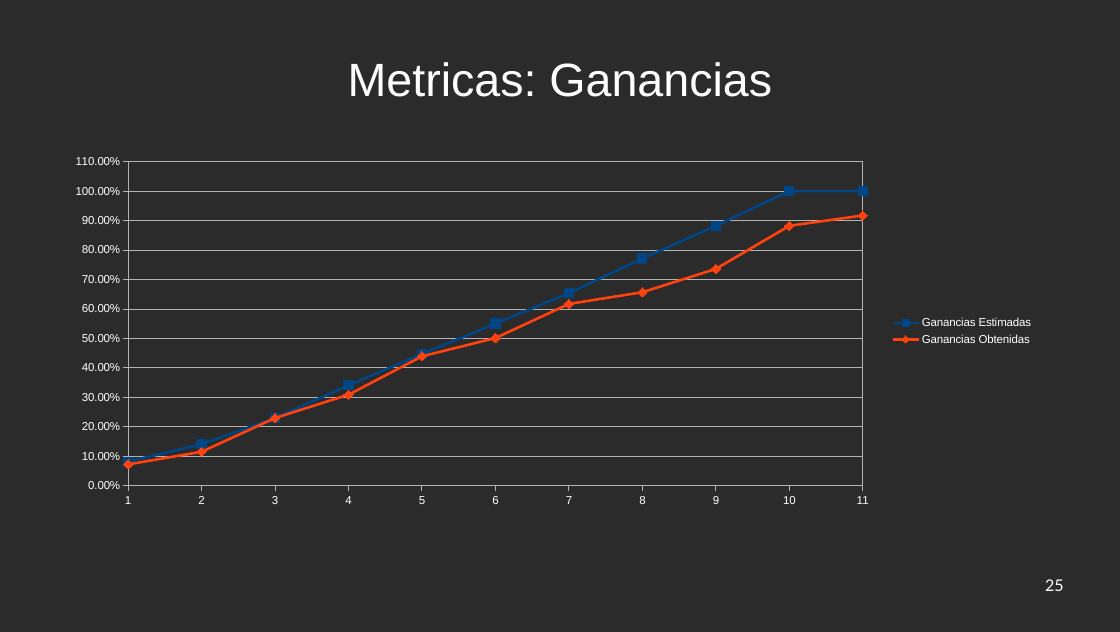
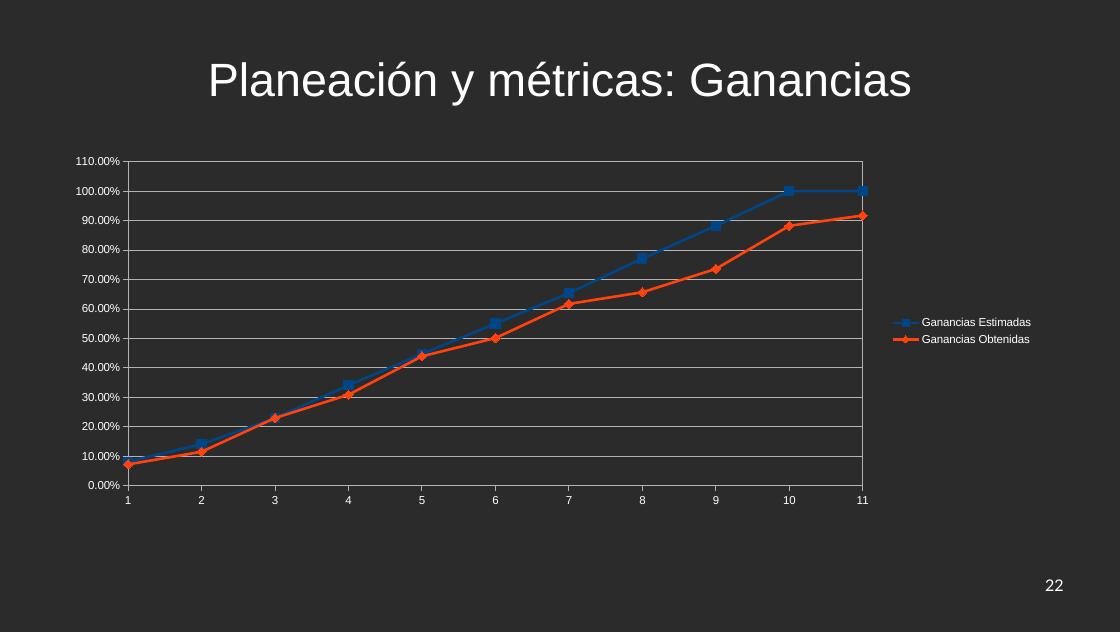
Before and after one commit to jw92/PPR, a slide deck: slide 22 of final.odp (slide 25 before the commit). Drawn at 1120x632 pixels with LibreOffice and Linux fonts; fonts in the diff are those of the drawing; background and template pictures are left out; a plain dark background stands for a picture behind light text. Boxes give left, top, right and bottom in pixels: in the first picture for what was removed or moved away, otherwise in the second. Text is boxed around its words. In the diff, an @@ line names an element or a change of style, - is before the commit and + after.

```diff
--- a/final.odp
+++ b/final.odp
@@ title at box(208, 61, 912, 105): text changed @@
-Metricas: Ganancias
+Planeación y métricas: Ganancias
@@ page number at box(1045, 579, 1064, 591): text changed @@
-25
+22
```
Also in this commit, not shown: 9 other slides changed, 14 slides added, 17 slides removed.
